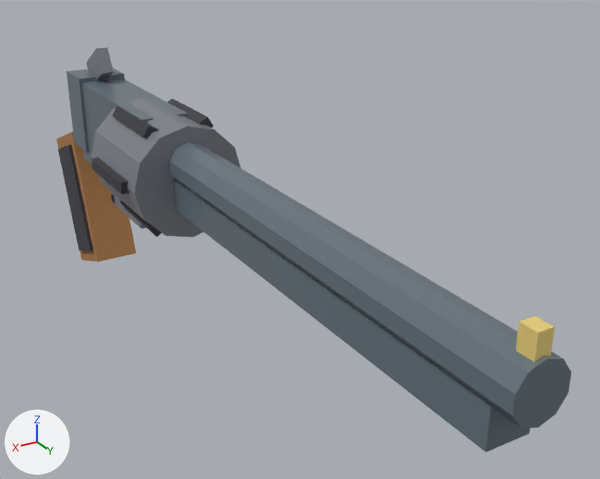
An edit to the glTF model assets/models/revolver.glb, drawn before and after from the same camera.
The view is the same before and after, from a 50 mm camera at (0.308, 0.929, 0.328) aimed at (-0.079, 0.284, 0.006). Lighting does not change. The marker at lower left points along +X, +Y and +Z. The first picture is the older version. Vertices at exactly the same position are counted once.

The first picture shows 'Revolver'.
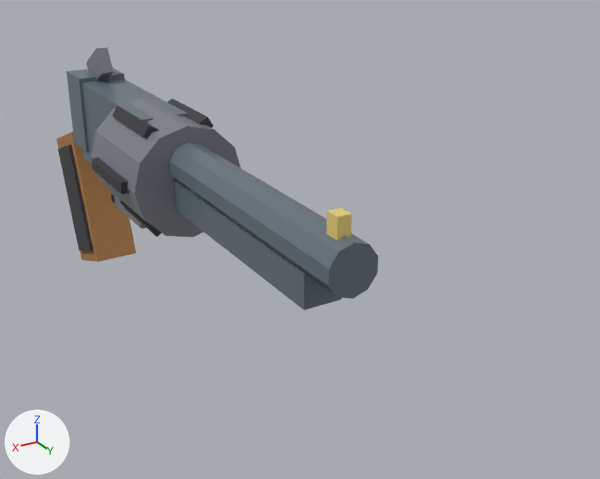
What differs and where, as boxes (x1, y1, x2, y2) in the pictures (600 x 479 px; the box of a moved part takes in the faces that stretch with it):
'Revolver', reshaped (37% narrower, 35% shorter)
    before: (57, 47, 571, 452)
    after: (57, 47, 378, 310)
part 1 of me_revolver, moved or reshaped
    before: (174, 181, 530, 452)
    after: (174, 181, 341, 310)
part 2 of me_revolver, moved or reshaped
    before: (169, 142, 571, 429)
    after: (169, 142, 378, 299)
part 3 of me_revolver, moved or reshaped
    before: (516, 316, 555, 362)
    after: (326, 208, 352, 240)

Edits to the bpy script that builds the scene:
```text
Change me_revolver:
    used by ob_revolver; location = (0.0, 0.0, 0.0)
    remove me_revolver.from_pydata(...)  # 180 vertices, 284 faces; spans x -0.064..0.064, y -0.189..0.67, z -0.154..0.15
    add me_revolver.from_pydata(...)  # 180 vertices, 284 faces; spans x -0.064..0.064, y -0.189..0.49, z -0.154..0.15
    me_revolver part 1: the loose piece of 8 vertices spanning x -0.017..0.017, y 0.19..0.65, z 0.03..0.06 is scaled about its middle by (1, 0.652, 1), then moved by (0.0, -0.12, 0.0)
    me_revolver part 2: the loose piece of 20 vertices spanning x -0.021..0.021, y 0.17..0.67, z 0.053..0.097 is scaled about its middle by (1, 0.68, 1), then moved by (0.0, -0.1, 0.0)
    me_revolver part 3: the loose piece of 8 vertices spanning x -0.006..0.006, y 0.653..0.667, z 0.083..0.113 is moved by (0.0, -0.19, 0.0)
```
